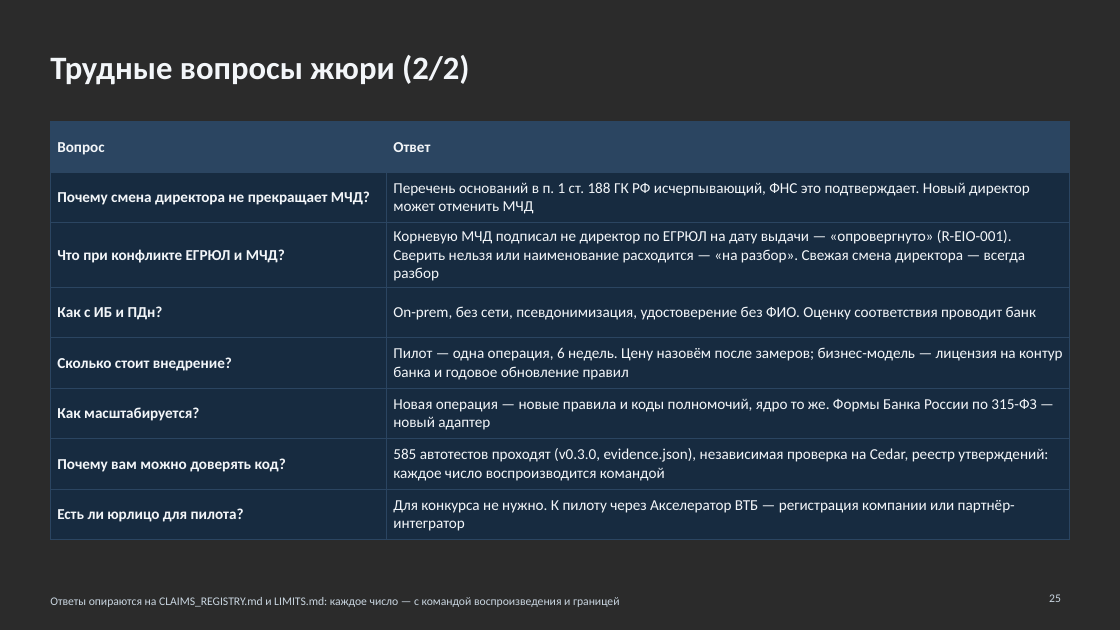
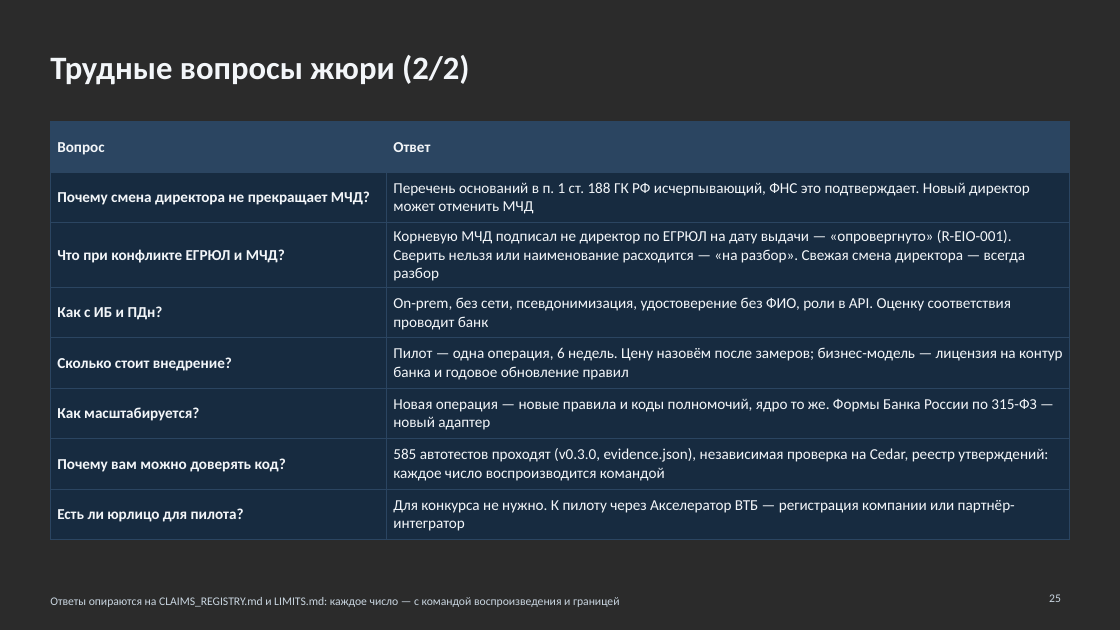
Before and after one commit to KonkovDV/Mandat, a slide deck: slide 25 of Mandat_VTB.pptx. Drawn at 1120x630 pixels with LibreOffice and Linux fonts; fonts in the diff are those of the drawing; background and template pictures are left out; a plain dark background stands for a picture behind light text. Boxes give left, top, right and bottom in pixels: in the first picture for what was removed or moved away, otherwise in the second. Text is boxed around its words. In the diff, an @@ line names an element or a change of style, - is before the commit and + after.

```diff
--- a/Mandat_VTB.pptx
+++ b/Mandat_VTB.pptx
@@ table at box(50, 122, 1070, 539) @@
-row 4, column 2: On-prem, без сети, псевдонимизация, удостоверение без ФИО. Оценку соответствия проводит банк
+row 4, column 2: On-prem, без сети, псевдонимизация, удостоверение без ФИО, роли в API. Оценку соответствия проводит банк
```
Also in this commit, not shown: 14 other slides changed, 1 other file.
